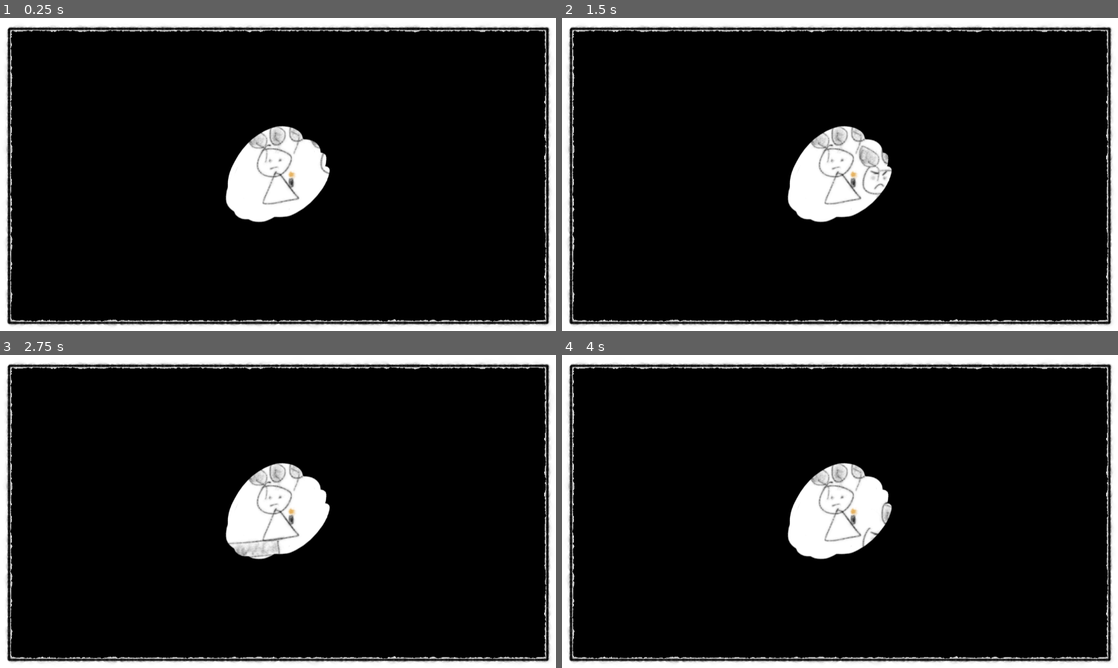
Above: before the commit, frames 1-4 (two rows, left to right).
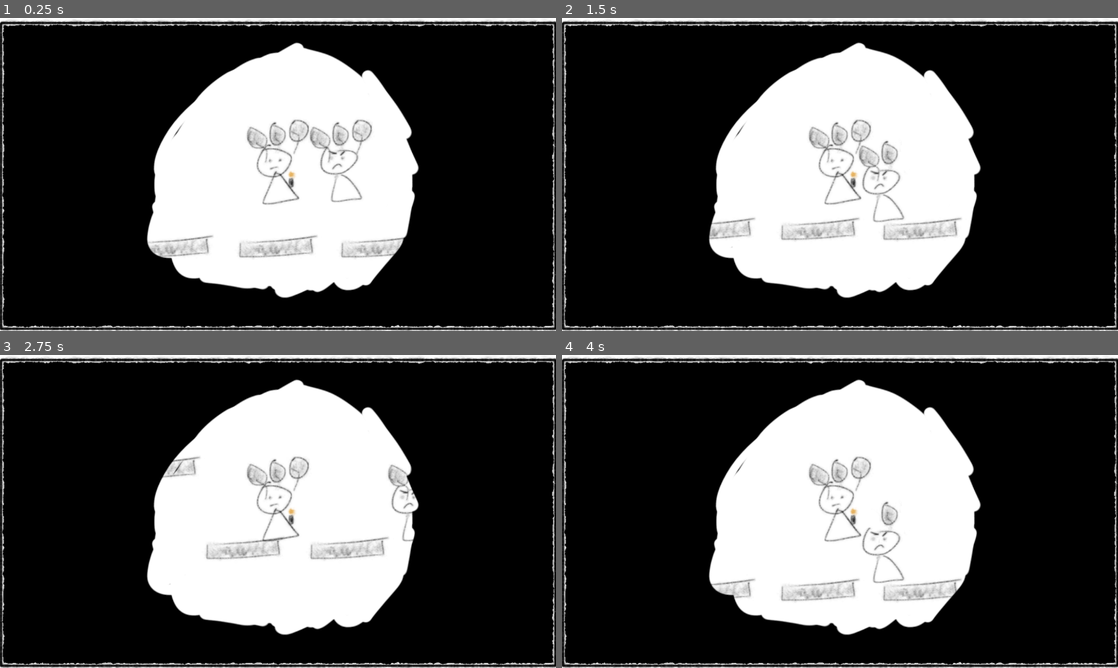
Above: after the commit, the same moments.

Repository: jdcalvelli/prototype-studio-prompt-8
Game: Godot game, scene res://scenes/game_scene.tscn
Two runs of this game, one before a commit and one after it. Both use one fixed random seed, a clock stepped at 60 frames per second and the inputs below.
Inputs:
- Up to frame 1 (0.25 s): no input
- Up to frame 2 (1.5 s): hold D (right) from 0.53 s (still down); tap Space (jump) at 0.77 s
- Up to frame 3 (2.75 s): tap Space (jump) at 1.52 s; release D (right) at 2.03 s; hold A (left) from 2.03 s (still down)
- Up to frame 4 (4 s): release A (left) at 2.78 s; hold D (right) from 2.78 s (still down); tap Space (jump) at 3.02, 3.77 s

The runs differ from the first frame. In frame 1, 36% of the frame differs, in the area x 0-100%, y 0-100%; in frame 2, 36%; in frame 3, 36%; in frame 4, 36%.

Commit message:
completing loop

Diff:
--- a/prefabs/player.tscn
+++ b/prefabs/player.tscn
@@ -28,10 +28,11 @@
 
 [node name="Obstructor" type="Sprite2D" parent="Camera2D"]
 z_index = 1
+scale = Vector2(1.03, 1.04)
 texture = ExtResource("4_ylgqt")
 script = ExtResource("5_f38r4")
 ObstructorSprites = Array[Texture2D]([ExtResource("4_ylgqt"), ExtResource("6_aixa2"), ExtResource("7_cmox3")])
 
 [node name="Timer" type="Timer" parent="."]
-wait_time = 8.0
+wait_time = 6.0
 autostart = true
--- a/project.godot
+++ b/project.godot
@@ -14,6 +14,10 @@
 run/main_scene="res://scenes/game_scene.tscn"
 config/features=PackedStringArray("4.1", "GL Compatibility")
 config/icon="res://icon.svg"
+
+[autoload]
+
+GameManager="*res://scripts/singletons/GameManager.gd"
 
 [display]
 
@@ -39,6 +43,11 @@
 , Object(InputEventKey,"resource_local_to_scene":false,"resource_name":"","device":-1,"window_id":0,"alt_pressed":false,"shift_pressed":false,"ctrl_pressed":false,"meta_pressed":false,"pressed":false,"keycode":0,"physical_keycode":4194319,"key_label":0,"unicode":0,"echo":false,"script":null)
 ]
 }
+restart={
+"deadzone": 0.5,
+"events": [Object(InputEventKey,"resource_local_to_scene":false,"resource_name":"","device":-1,"window_id":0,"alt_pressed":false,"shift_pressed":false,"ctrl_pressed":false,"meta_pressed":false,"pressed":false,"keycode":0,"physical_keycode":82,"key_label":0,"unicode":114,"echo":false,"script":null)
+]
+}
 
 [rendering]
 
--- /dev/null
+++ b/scenes/end_scene.tscn
@@ -0,0 +1,45 @@
+[gd_scene load_steps=4 format=3 uid="uid://by1psonhur7u4"]
+
+[ext_resource type="Texture2D" uid="uid://b06qwkolvwf3r" path="res://assets/images/Background.PNG" id="1_bontb"]
+[ext_resource type="Script" path="res://scripts/end_scene.gd" id="1_dax64"]
+[ext_resource type="Texture2D" uid="uid://vqjxykba3uxn" path="res://assets/images/blocker-3.PNG" id="3_m17it"]
+
+[node name="end_scene" type="Node2D"]
+script = ExtResource("1_dax64")
+
+[node name="Background" type="Sprite2D" parent="."]
+scale = Vector2(1000, 1000)
+texture = ExtResource("1_bontb")
+
+[node name="Obstructor" type="Sprite2D" parent="."]
+scale = Vector2(1.03, 1.04)
+texture = ExtResource("3_m17it")
+
+[node name="Camera2D" type="Camera2D" parent="."]
+
+[node name="Control" type="Control" parent="."]
+custom_minimum_size = Vector2(1280, 720)
+layout_mode = 3
+anchors_preset = 15
+anchor_right = 1.0
+anchor_bottom = 1.0
+grow_horizontal = 2
+grow_vertical = 2
+
+[node name="Label" type="Label" parent="Control"]
+layout_mode = 1
+anchors_preset = 8
+anchor_left = 0.5
+anchor_top = 0.5
+anchor_right = 0.5
+anchor_bottom = 0.5
+offset_left = -189.0
+offset_top = -48.0
+offset_right = 189.0
+offset_bottom = 48.0
+grow_horizontal = 2
+grow_vertical = 2
+theme_override_colors/font_color = Color(0, 0, 0, 1)
+theme_override_font_sizes/font_size = 32
+text = "candlelight
+a prototype by jd calvelli"
--- a/scripts/Enemy.gd
+++ b/scripts/Enemy.gd
@@ -16,3 +16,6 @@
 		$CollisionShape2D.disabled = true
 
 	move_and_slide()
+
+	if velocity.y > 3000 && $Balloons.numBalloons == 0:
+		queue_free()
--- a/scripts/Player.gd
+++ b/scripts/Player.gd
@@ -7,7 +7,7 @@
 # Get the gravity from the project settings to be synced with RigidBody nodes.
 var gravity = ProjectSettings.get_setting("physics/2d/default_gravity")
 
-var obstructionState : int = 0
+var obstructionState : int = 2
 
 func _ready():
 	$Timer.timeout.connect(
@@ -41,3 +41,9 @@
 	$Camera2D/Obstructor.texture = $Camera2D/Obstructor.ObstructorSprites[obstructionState]
 
 	move_and_slide()
+
+	# scene swap based on velocity
+	if velocity.y > 5000 && $Balloons.numBalloons == 0:
+		GameManager.SwitchScene("end")
+	elif velocity.y > 5000:
+		GameManager.SwitchScene("end")
--- a/scripts/candle.gd
+++ b/scripts/candle.gd
@@ -10,3 +10,5 @@
 		if body.obstructionState < 2:
 			body.obstructionState += 1
 			print(body.obstructionState)
+		# bring it up so that its post fog of war
+		z_index = 2
--- /dev/null
+++ b/scripts/end_scene.gd
@@ -0,0 +1,7 @@
+extends Node2D
+
+
+func _input(event):
+	if event.is_action_pressed("restart"):
+		print("restart")
+		GameManager.SwitchScene("game")
--- /dev/null
+++ b/scripts/singletons/GameManager.gd
@@ -0,0 +1,8 @@
+extends Node
+
+func SwitchScene(nextScene:String):
+	match nextScene:
+		"game":
+			get_tree().change_scene_to_file("res://scenes/game_scene.tscn")
+		"end":
+			get_tree().change_scene_to_file("res://scenes/end_scene.tscn")
Binary file added: assets/images/checkpoint.PNG
Not shown, added: assets/images/checkpoint.PNG.import
